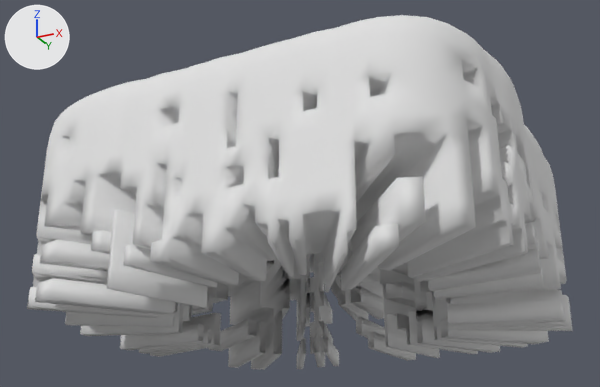
Before and after pictures for a commit that changed the FBX model Assets/Models/Meshes/Water.fbx.
The view is the same before and after, from a camera (50 mm lens) standing at (10.41, -55.93, -3.23) and looking at (0.24, -35.59, 5.92). The lights are fixed; the arrows at upper left show +X, +Y and +Z. Where no turn or scale is listed for an object, it has been applied to the vertices.

The first picture shows 'Water'.
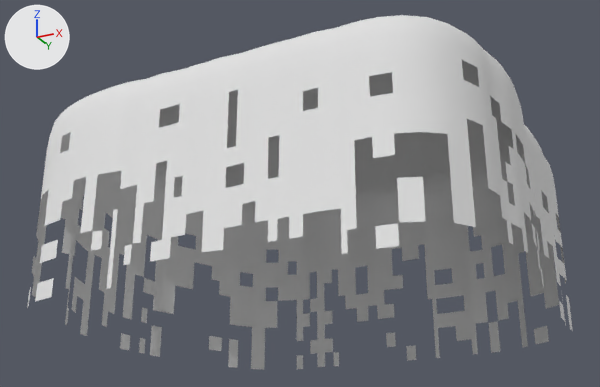
Commit message: Water fixes

Edits to the scene script, one JSON object a line:
```json
{"block": "me_plane_022", "where": "# used by ob_water; location = (0.36, -35.12, 7.0)"}
{"op": "remove", "block": "me_plane_022", "code": "me_plane_022.from_pydata(...)  # 5625 vertices, 5358 faces; spans x -6.64..6.66, y -5.92..5.93, z -5.0..1.0"}
{"op": "add", "block": "me_plane_022", "code": "me_plane_022.from_pydata(...)  # 4947 vertices, 4664 faces; spans x -6.64..6.66, y -5.92..5.93, z -4.99..1.0"}
{"block": "me_plane_022", "change": "me_plane_022 part 1: 678 vertices removed from x -3.77..3.72, y -3.33..3.34, z -5.0..-0.54"}
```

Boxes [x1, y1, x2, y2] around the edits, measured in the pictures (600 x 387 px):
```json
{"part": 1, "of": "me_plane_022", "change": "deleted", "before": [27, 60, 572, 370]}
```
